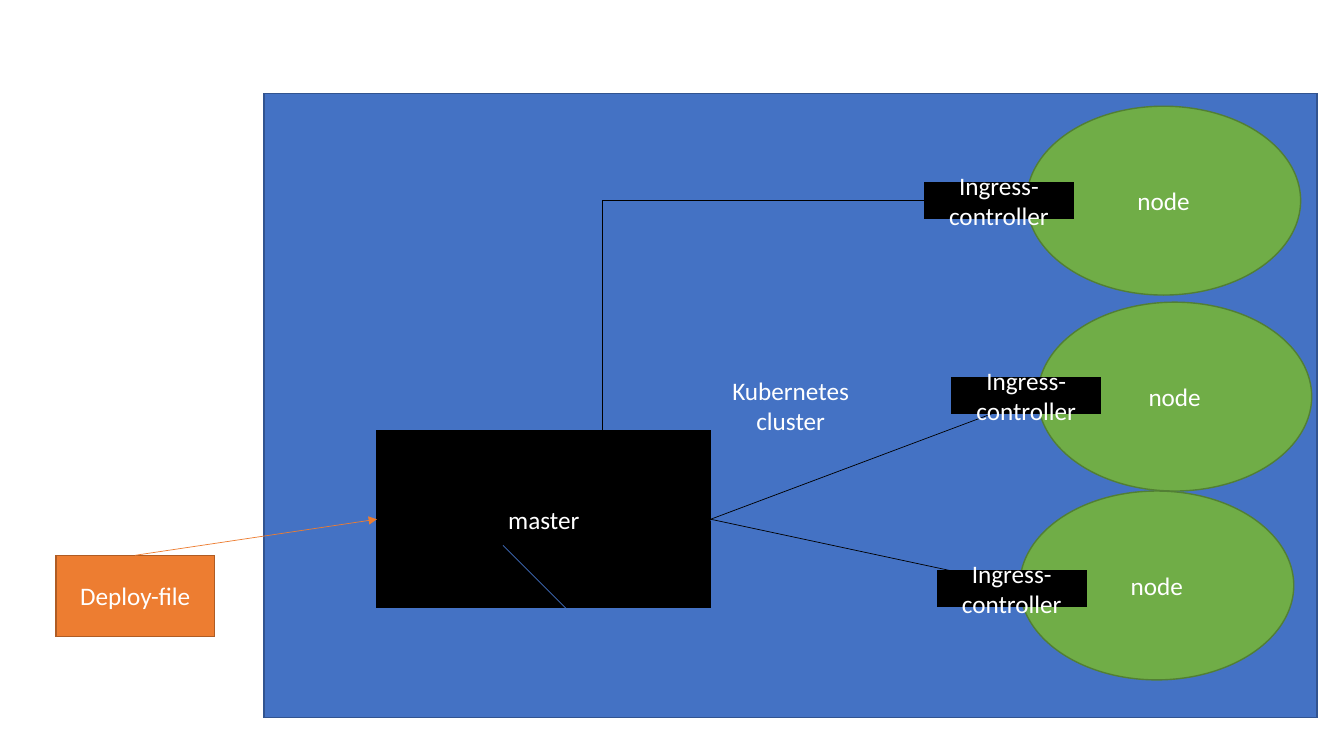
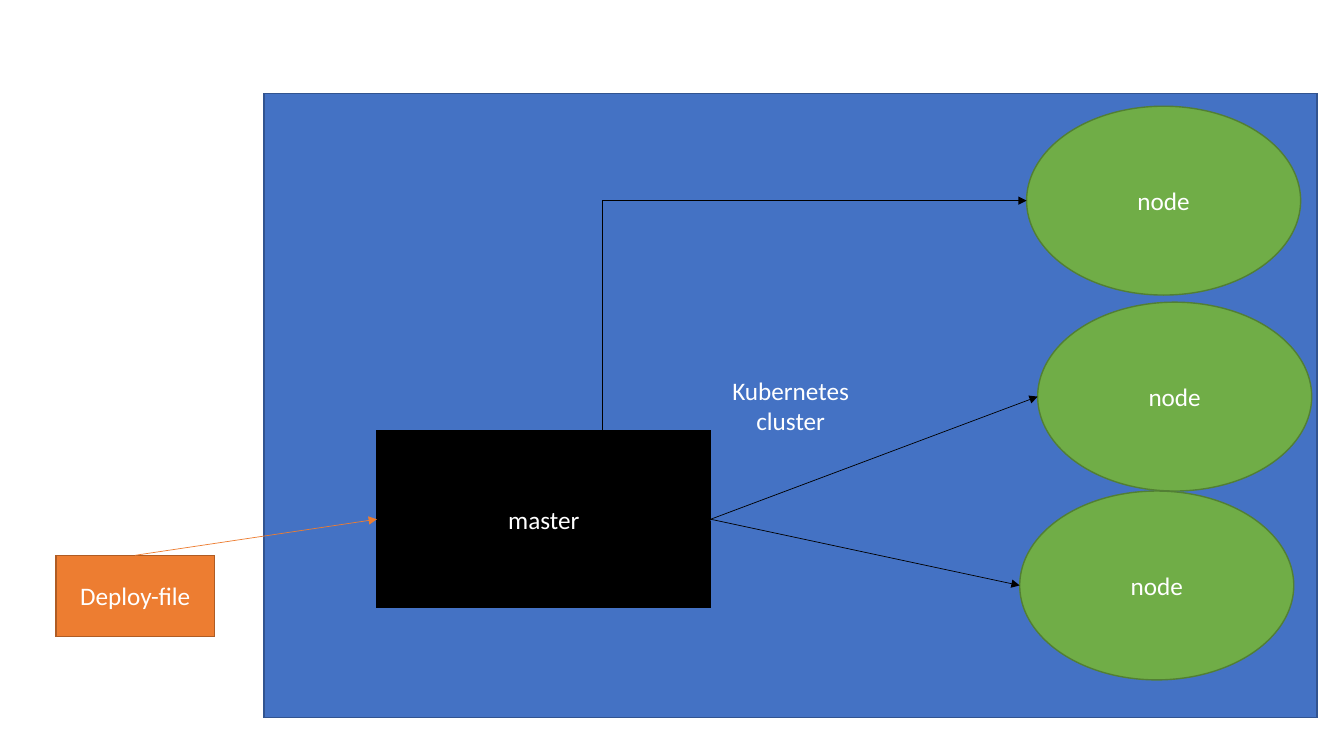
Before and after one commit to MoinUddinHasib/Kubernetes-firstApp, a slide deck: slide 2 of Appunti/kube.pptx. Drawn at 1344x756 pixels with LibreOffice and Linux fonts; fonts in the diff are those of the drawing. Boxes give left, top, right and bottom in pixels: in the first picture for what was removed or moved away, otherwise in the second. Text is boxed around its words. In the diff, an @@ line names an element or a change of style, - is before the commit and + after.

Commit message:
correzione

```diff
--- a/Appunti/kube.pptx
+++ b/Appunti/kube.pptx
@@ rectangle removed at <box>925,182,1073,219</box> @@
-Ingress-controller
@@ rectangle removed at <box>952,378,1100,414</box> @@
-Ingress-controller
@@ arrow removed from (503, 545) to (604, 646) @@
@@ rectangle removed at <box>938,571,1086,607</box> @@
-Ingress-controller
```
